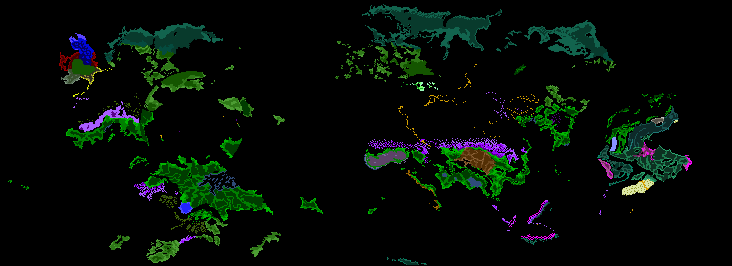
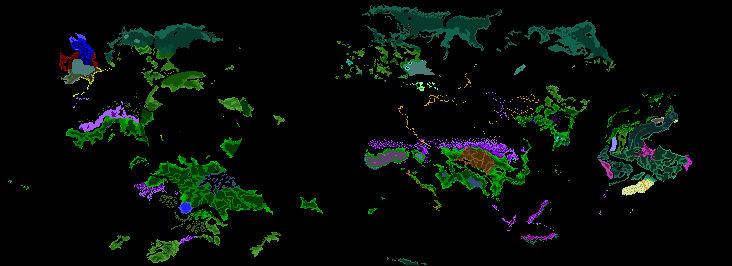
Layers edited between the first and the second 732x266 image:
painted on "trees.bmp" over (x1=72, y1=34, x2=650, y2=244)
